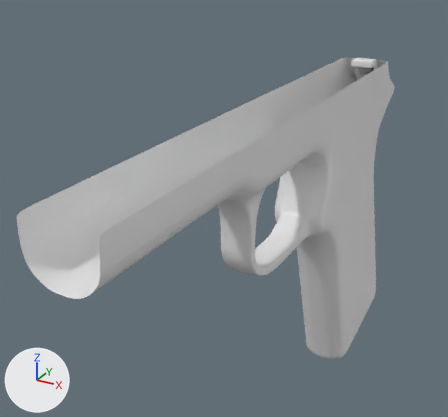
A saved change to the Blender file models-source/0.5 - Blockouts/Weapons/m1911Blockout.blend.
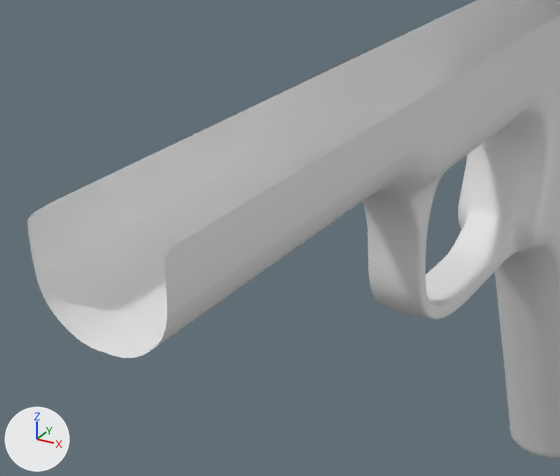
There are two pictures of each version: one whole from a 50 mm camera at (0.0599, -0.205, 0.146) aimed at (-0.0196, -0.0606, 0.0738), one close up on the part from 0% to 75% of the width and 20% to 89% of the height. Arrows for +X, +Y and +Z are at lower left; the lights stay in place. The same objects are shown in both versions, whatever each file hides.

Names of what the first close-up shows: 'LowerReciever'.
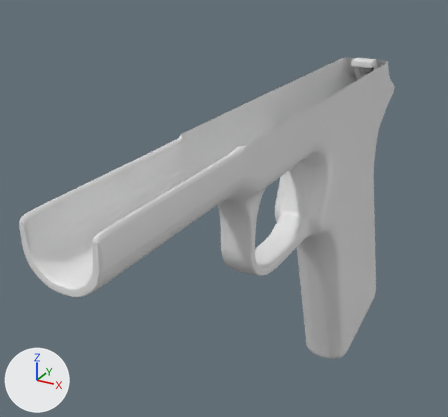
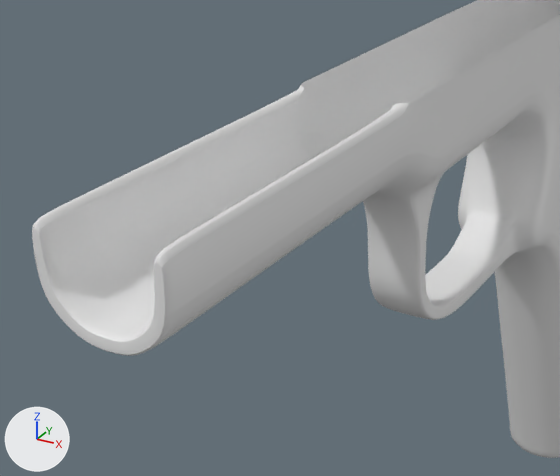
Pixel boxes [x1, y1, x2, y2] of what changed, in the close-ups (560 x 476 px):
'LowerReciever', reshaped: before [28, 0, 560, 458]; after [32, 0, 560, 458]
part 1 of me_plane, added: after [32, 85, 409, 355]

What changed in the scene script:
```text
Change me_plane:
    used by ob_lowerreciever; location = (0.0, 0.0, 0.0)
    remove me_plane.from_pydata(...)  # 607 vertices, 539 faces; spans x 0.0..0.008, y -0.146..0.025, z 0.001..0.108
    add me_plane.from_pydata(...)  # 626 vertices, 557 faces; spans x 0.0..0.008, y -0.146..0.025, z 0.001..0.108
    me_plane part 1
    14 vertices are added at x 0.0..0.006, y -0.146..-0.102, z 0.098..0.108
    5 new vertices lie (0.0, 0.042, 0.0) away from vertices in x 0.0..0.006, y -0.146, z 0.098..0.102
    18 new faces join them
```
